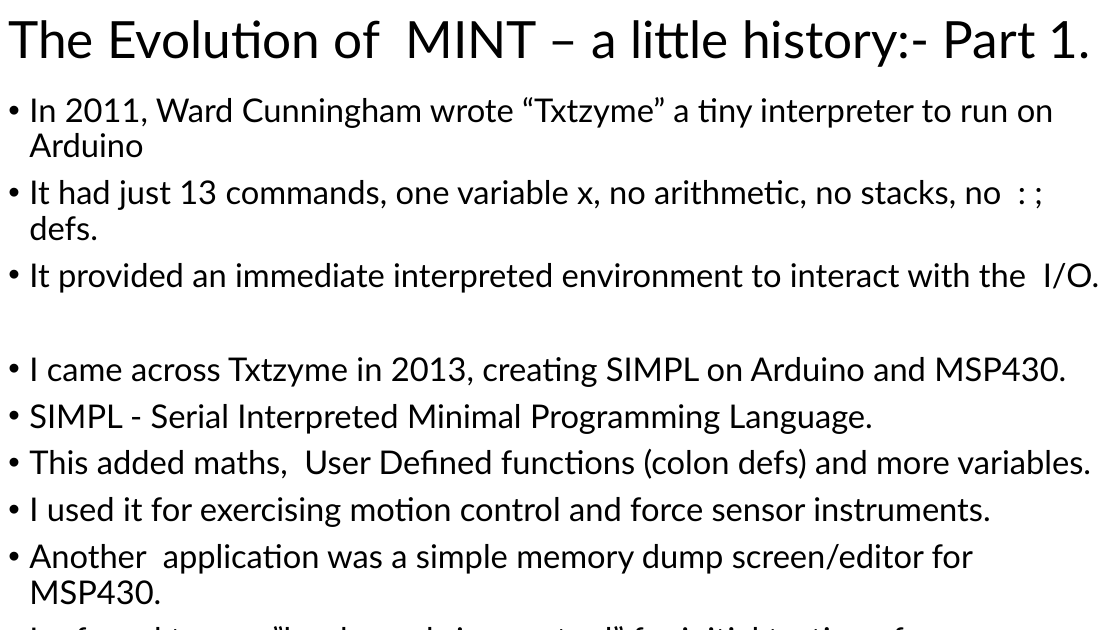
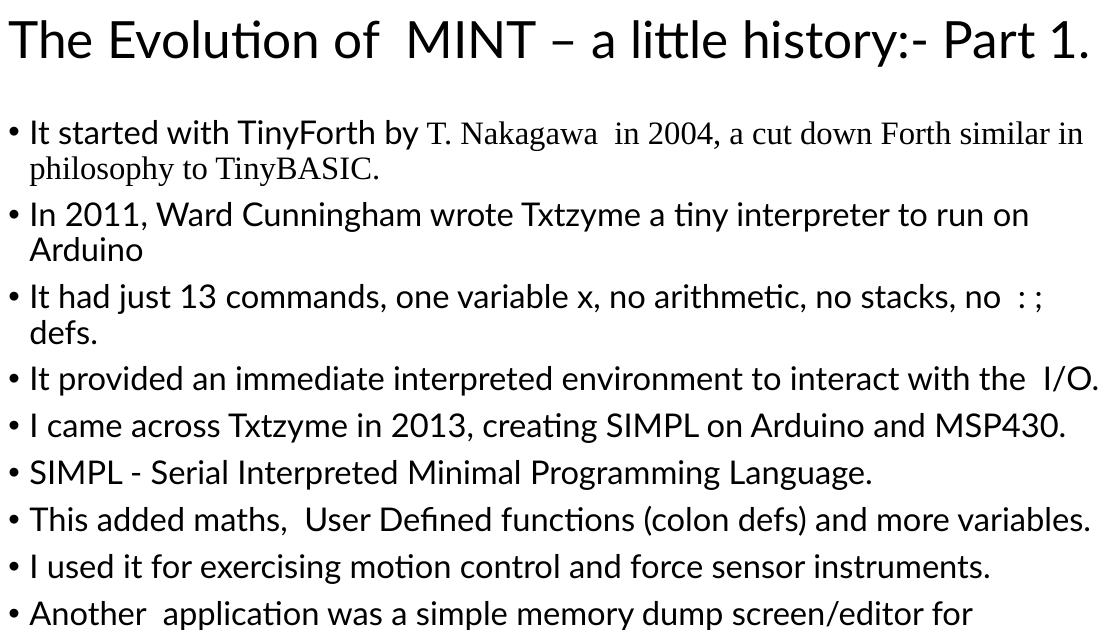
Before and after one commit to orgMINT/MINT, a slide deck: slide 4 of MINT – Forth’s Kid Brother.pptx. Drawn at 1120x630 pixels with LibreOffice and Linux fonts; fonts in the diff are those of the drawing. Boxes give left, top, right and bottom in pixels: in the first picture for what was removed or moved away, otherwise in the second. Text is boxed around its words. In the diff, an @@ line names an element or a change of style, - is before the commit and + after.

```diff
--- a/MINT – Forth’s Kid Brother.pptx
+++ b/MINT – Forth’s Kid Brother.pptx
@@ text "It started with TinyForth by ...": place and size @@
-text "It started with TinyForth by ..." at [29,97,1100,605]
+text "It started with TinyForth by ..." at [29,120,1100,630]
@@ text at [29,120,1083,262]: text changed @@
-• In 2011, Ward Cunningham wrote “Txtzyme” a tiny interpreter to run on Arduino
+• It started with TinyForth by T. Nakagawa in 2004, a cut down Forth similar in philosophy to TinyBASIC.
+• In 2011, Ward Cunningham wrote Txtzyme a tiny interpreter to run on Arduino
```
Also in this commit, not shown: 1 other slide changed, 2 slides added, 1 slide removed.
